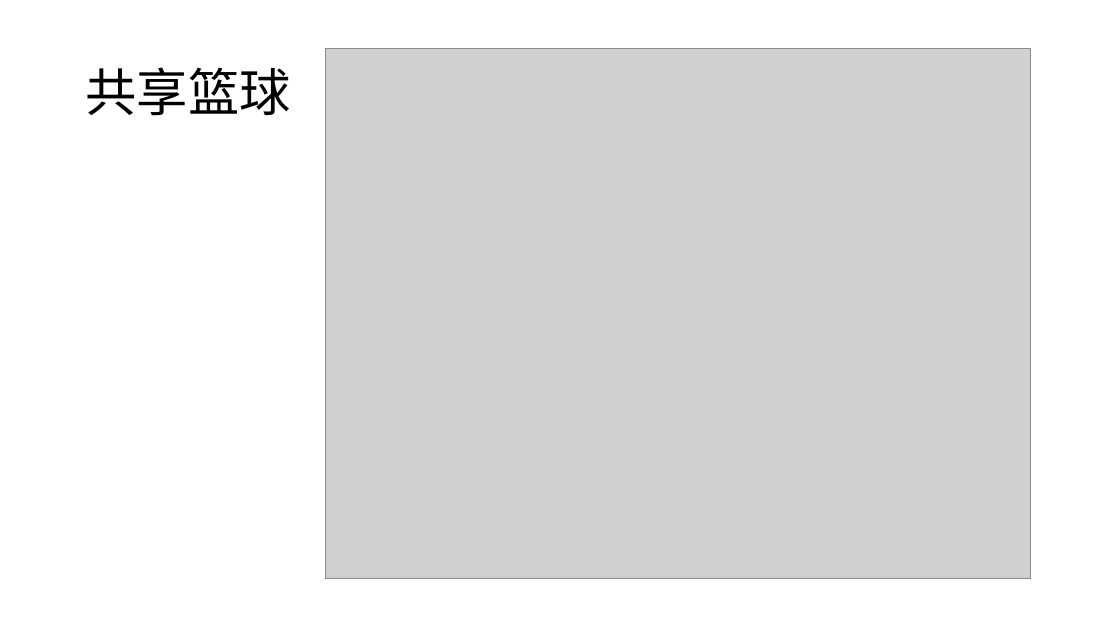
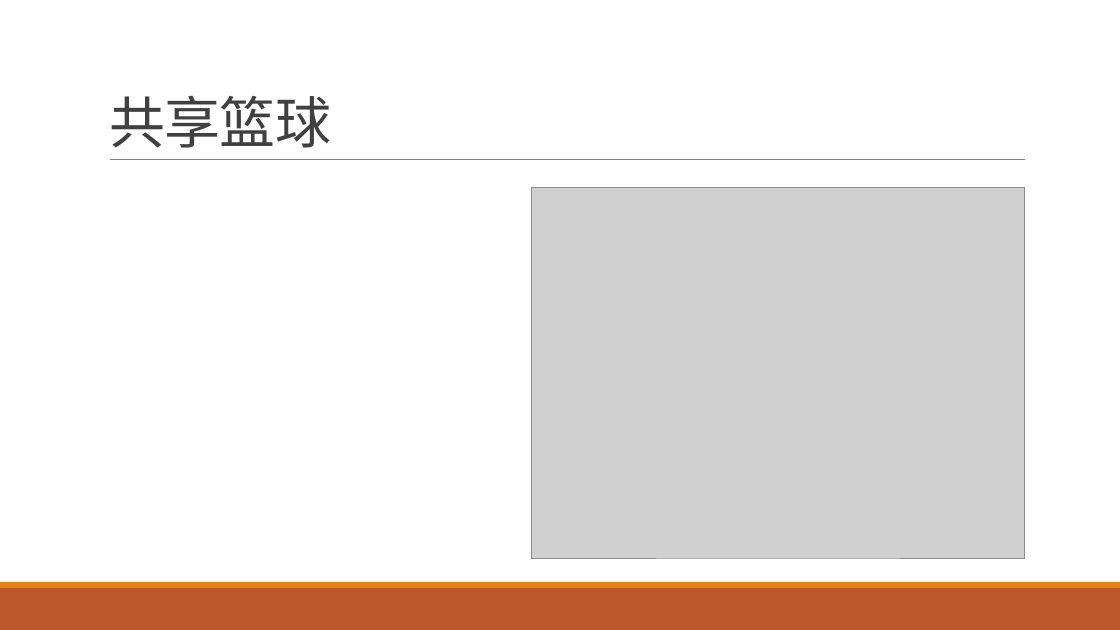
Before and after one commit to FredJiangFei/MyDocuments, a slide deck: slide 13 of 共享项目.pptx (slide 17 before the commit). Drawn at 1120x630 pixels with LibreOffice and Linux fonts; fonts in the diff are those of the drawing; grey boxes stand for pictures. Boxes give left, top, right and bottom in pixels: in the first picture for what was removed or moved away, otherwise in the second. Text is boxed around its words. In the diff, an @@ line names an element or a change of style, - is before the commit and + after.

```diff
--- a/共享项目.pptx
+++ b/共享项目.pptx
@@ title "共享篮球" moved from (x1=85, y1=67, x2=290, y2=116) to (x1=109, y1=95, x2=331, y2=148) @@
@@ title "共享篮球" at (x1=109, y1=95, x2=331, y2=148): size 44 to 48 pt, font Noto Sans CJK SC to Calibri, text colour #000000 to #404040, letter spacing 0 to -0.5 pt; line spacing 0.9 to 0.85; vertical alignment middle to bottom @@
@@ line added from (110, 160) to (1026, 160), #808080 0.5 pt @@
@@ picture resized from (x1=325, y1=49, x2=1031, y2=579) to (x1=532, y1=187, x2=1025, y2=558) @@
@@ rectangle added at (x1=0, y1=588, x2=1120, y2=630), fill #BD582C @@
@@ rectangle added at (x1=0, y1=582, x2=1120, y2=588), fill #E48312 @@
```
Also in this commit, not shown: 12 other slides changed, 2 slides added, 7 slides removed, 1 other file.
